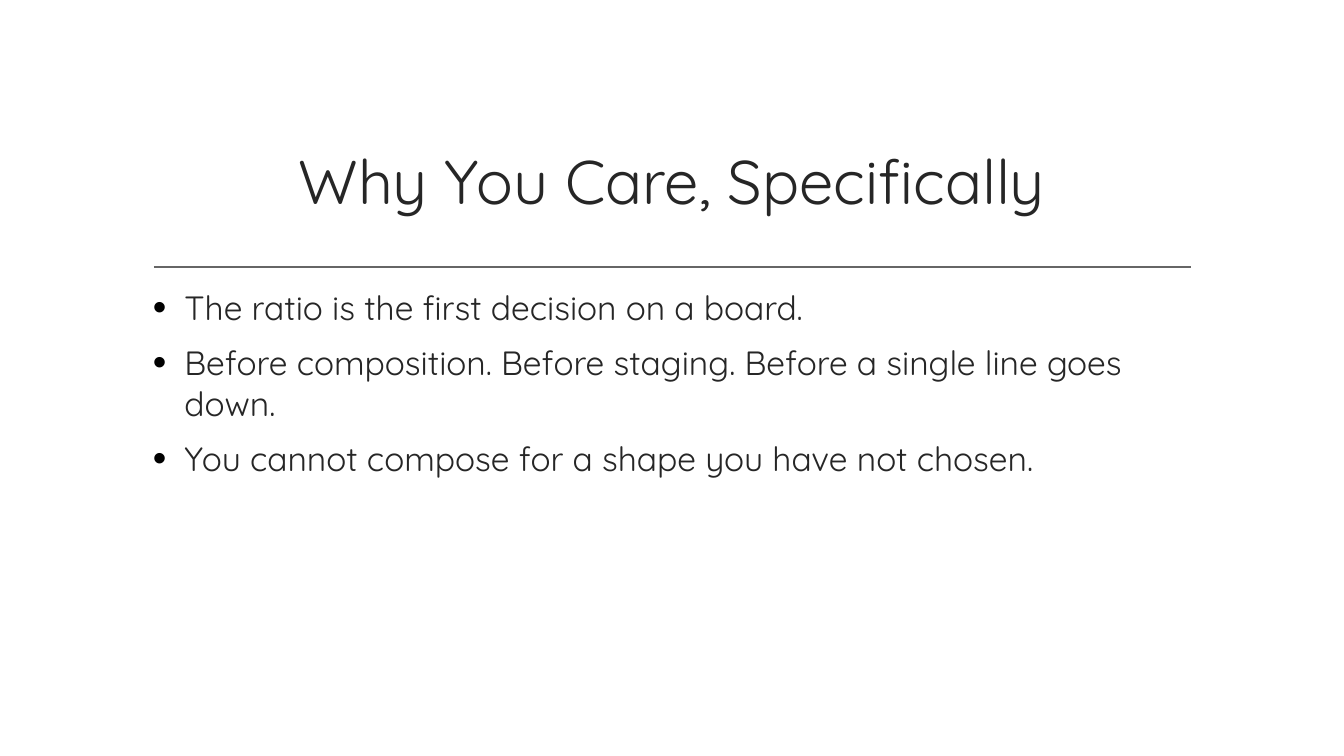
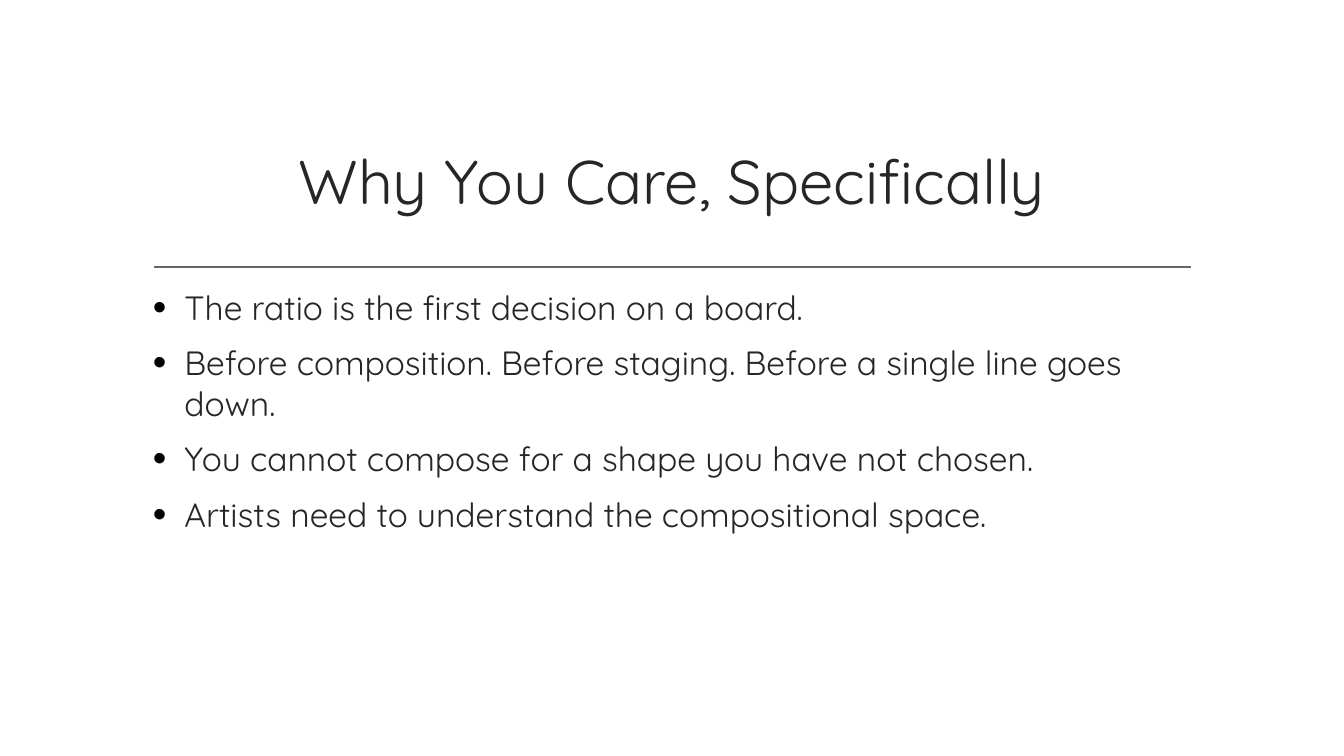
Before and after one commit to dcoes/Classes, a slide deck: slide 11 of Storyboarding/NewLectures/02_AspectRatios_REVISED.pptx. Drawn at 1344x756 pixels with LibreOffice and Linux fonts; fonts in the diff are those of the drawing; background and template pictures are left out. Boxes give left, top, right and bottom in pixels: in the first picture for what was removed or moved away, otherwise in the second. Text is boxed around its words. In the diff, an @@ line names an element or a change of style, - is before the commit and + after.

```diff
--- a/Storyboarding/NewLectures/02_AspectRatios_REVISED.pptx
+++ b/Storyboarding/NewLectures/02_AspectRatios_REVISED.pptx
@@ text at [184, 502, 986, 534]: paragraph added @@
+• Artists need to understand the compositional space.
```
Also in this commit, not shown: 12 other slides changed.
